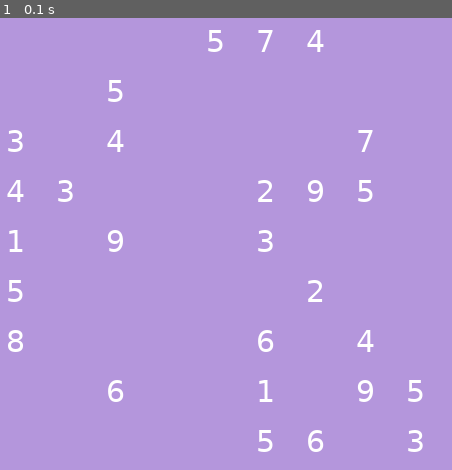
Above: before the commit, frame 1.
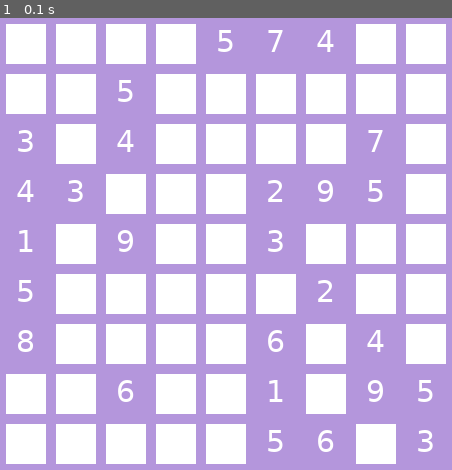
Above: after the commit, the same moment.

Repository: kinern/sudoku-pygame
Game: pygame game, started from main.py
Two runs of this game, one before a commit and one after it. Both use one fixed random seed, a clock stepped at 60 frames per second and the inputs below.
Inputs:
- Up to frame 1 (0.1 s): no input

The runs differ from the first frame. In frame 1, 46% of the frame differs, in the area x 1-99%, y 1-99%.

Commit message:
Rendering rects for missing cells.

Diff:
--- a/main.py
+++ b/main.py
@@ -1,4 +1,5 @@
 import pygame
+from pygame.locals import *
 import random
 import math
 
@@ -116,8 +117,12 @@
     my_font = pygame.font.SysFont('Verdana', 30)
     for row in range(9):
         for col in range(9):
-            matrixNum = my_font.render(str(matrix.matrix[row][col]), True, (255,255,255))
-            screen.blit(matrixNum, (row*50+100,col*50+10))
+            if (str(matrix.matrix[row][col]) == ""):
+                inputRect = Rect(row*50+100, col*50+10, 40, 40)
+                pygame.draw.rect(screen, (255,255,255), inputRect)
+            else:
+                matrixNum = my_font.render(str(matrix.matrix[row][col]), True, (255,255,255))
+                screen.blit(matrixNum, (row*50+110,col*50+10))
     pygame.display.flip()
 
 
